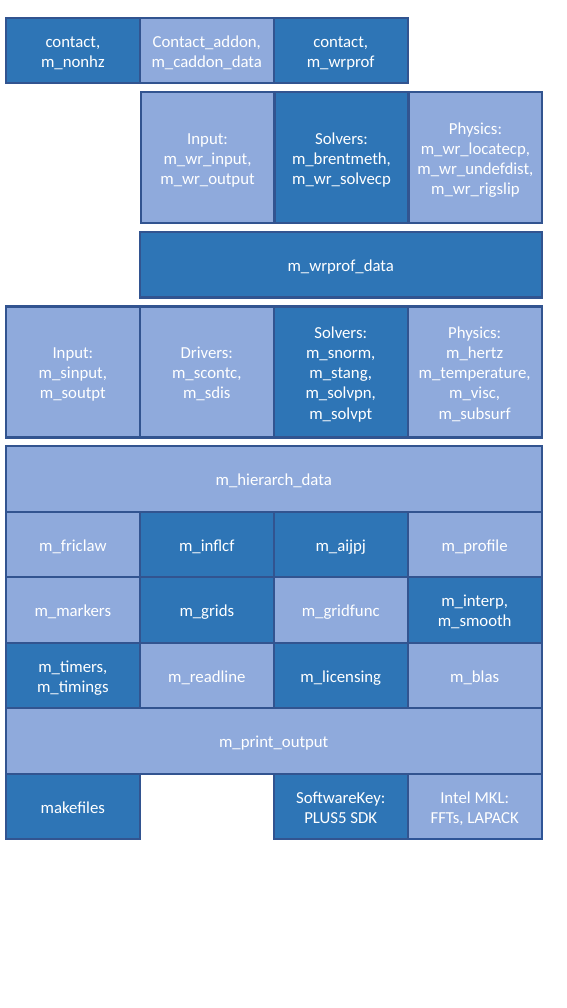
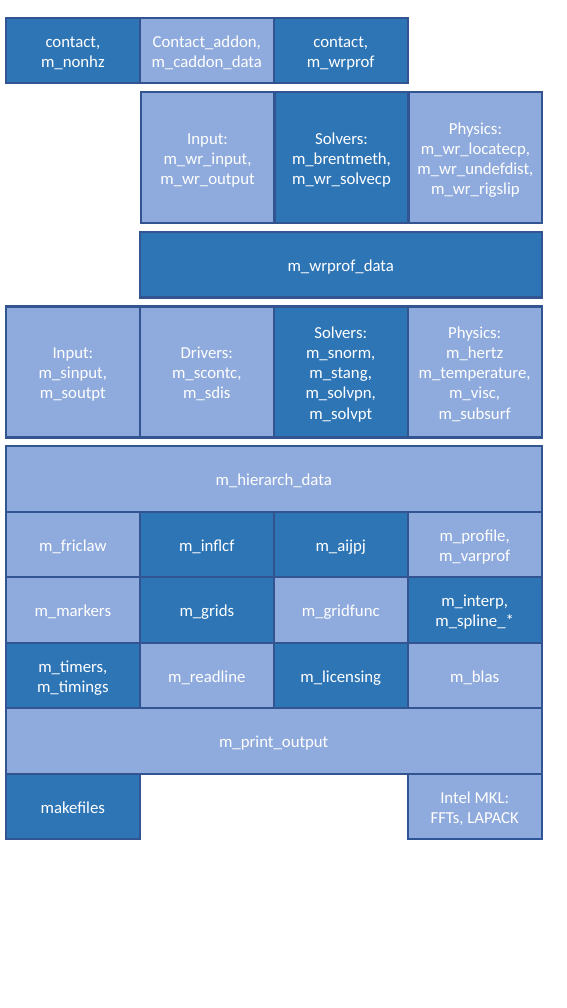
Before and after one commit to eve70a/CONTACT, a slide deck: slide 4 of doc/fig/contact_sw_arch.pptx. Drawn at 567x1008 pixels with LibreOffice and Linux fonts; fonts in the diff are those of the drawing. Boxes give left, top, right and bottom in pixels: in the first picture for what was removed or moved away, otherwise in the second. Text is boxed around its words. In the diff, an @@ line names an element or a change of style, - is before the commit and + after.

```diff
--- a/doc/fig/contact_sw_arch.pptx
+++ b/doc/fig/contact_sw_arch.pptx
@@ text in rectangle at bbox=[439, 529, 510, 564]: text changed @@
-m_profile
+m_profile,
+m_varprof
@@ text in rectangle at bbox=[435, 594, 514, 629]: text changed @@
-m_interp,
-m_smooth
+m_interp,
+m_spline_*
@@ rectangle removed at bbox=[274, 774, 407, 839] @@
-SoftwareKey:
-PLUS5 SDK
```
Also in this commit, not shown: 1 other slide changed, 17 other files.
